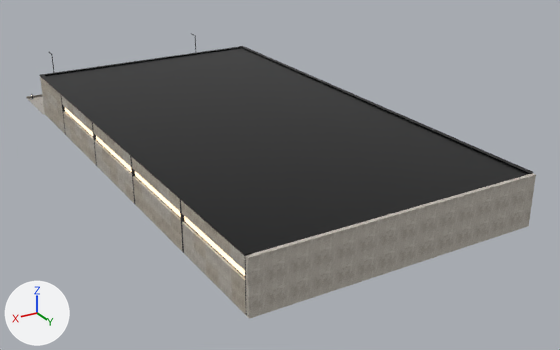
Before and after pictures for a commit that changed the glTF model mtg-motors-codex/models/rooms/room_facade.glb.
One viewpoint serves both versions: a camera (50 mm lens) standing at (43.3, 111.7, 37.2) and looking at (-4.8, 31.6, -2.8). The lights are fixed; the arrows at lower left show +X, +Y and +Z. The older version comes first. Where no turn or scale is listed for an object, it has been applied to the vertices. Vertices at exactly the same position are counted once.

In view in the first picture: 'MTG_FacBack', 'MTG_Reveals', 'MTG_Roof', 'MTG_SideBand1_2', 'MTG_SideBand1_3', 'MTG_SideBandFr1_2_3.45', 'MTG_SideBandFr1_3_3.45', 'MTG_SideCoping-1', 'MTG_SideCoping1', 'MTG_Walls' and 4 more.
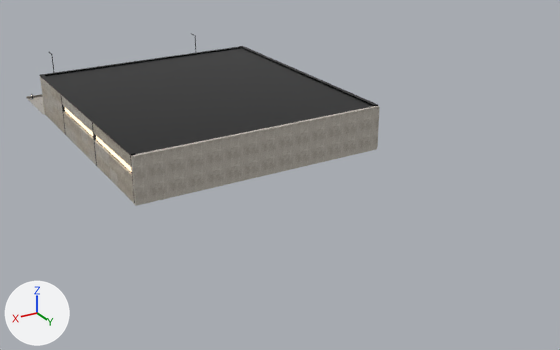
Where the newer file only moved an object's origin or applied its transform, the numbers keep the older frame.

What changed in the scene script:
```text
Change me_cube:
    used by ob_mtg_walls; location = (0.0, 30.7, 2.95)
    remove me_cube.from_pydata(...)  # 4040 vertices, 6060 faces; spans x -16.8..16.8, y -31.1..31.1, z -2.9..2.9
    add me_cube.from_pydata(...)  # 2840 vertices, 4260 faces; spans x -16.8..16.8, y -31.1..5.1, z -2.9..2.9
    me_cube part 1: 60 loose pieces with 1200 vertices, spanning x -16.8..16.8, y 5.5..31.1, z -2.9..2.9, are deleted
    me_cube part 2: 59 faces spanning x 16.4..16.8, y -15.5..5.1, z -2.9..2.9 switch from mat_mtg_facstone_a to mat_mtg_facstone_b
Change me_plane_008:
    used by ob_mtg_reveals; location = (0.0, 26.15, 2.95)
    remove me_plane_008.from_pydata(...)  # 100 vertices, 146 faces; spans x -17.1..17.1, y -36.0..36.0, z -2.9..2.9
    add me_plane_008.from_pydata(...)  # 68 vertices, 98 faces; spans x -17.1..17.1, y -36.0..10.0, z -3.0..3.0
    me_plane_008 part 3: the loose piece of 8 vertices spanning x 16.3..16.8, y 35.7..36.0, z -2.9..2.9 is deleted
    me_plane_008 part 4: the loose piece of 8 vertices spanning x 16.3..16.8, y 22.7..23.0, z -2.9..2.9 is deleted
    other edits to the shape of me_plane_008 do not show in these pictures
Change me_cube_336:
    used by ob_mtg_roof; location = (0.0, 31.0, 5.85)
    remove me_cube_336.from_pydata(...)  # 8 vertices, 12 faces; spans x -16.8..16.8, y -31.0..31.0, z -0.1..0.1
    add me_cube_336.from_pydata(...)  # 8 vertices, 12 faces; spans x -16.8..16.8, y -31.0..5.0, z 0.0
    me_cube_336 part 5: the whole mesh is scaled about its middle by (1, 0.581, 0.997), then moved by (0.0, -13.0, 0.0)
Remove ob_mtg_sideband1_2:
    ob_mtg_sideband1_2 = bpy.data.objects.new('MTG_SideBand1_2', me_cube_295)
    ob_mtg_sideband1_2.location = (16.55, 42.5, 3.92)
Remove ob_mtg_sidebandfr1_2_3_45:
    ob_mtg_sidebandfr1_2_3_45 = bpy.data.objects.new('MTG_SideBandFr1_2_3.45', me_cube_296)
    ob_mtg_sidebandfr1_2_3_45.location = (16.58, 42.5, 3.45)
Remove ob_mtg_sideband1_3:
    ob_mtg_sideband1_3 = bpy.data.objects.new('MTG_SideBand1_3', me_cube_315)
    ob_mtg_sideband1_3.location = (16.55, 55.5, 3.92)
Remove ob_mtg_sidebandfr1_3_3_45:
    ob_mtg_sidebandfr1_3_3_45 = bpy.data.objects.new('MTG_SideBandFr1_3_3.45', me_cube_316)
    ob_mtg_sidebandfr1_3_3_45.location = (16.58, 55.5, 3.45)
Change ob_mtg_facback:
    ob_mtg_facback.location: (0.0, 62.22, 2.95) -> (0.0, 36.22, 2.95)
```

What differs and where, as boxes (x1, y1, x2, y2) in the pictures (560 x 350 px):
'MTG_Roof', rescaled (32% narrower, 48% shorter): before (41, 48, 528, 256); after (41, 48, 373, 156)
'MTG_FacBack', moved: before (245, 174, 536, 319); after (131, 106, 380, 206)
'MTG_Walls', reshaped: before (40, 77, 246, 315); after (40, 77, 134, 203)
'MTG_SideBand1_3', deleted (mostly hidden): before (184, 216, 245, 276)
'MTG_Reveals', reshaped: before (61, 97, 247, 316); after (61, 97, 135, 204)
'MTG_SideBand1_2', deleted: before (135, 171, 181, 217)
'MTG_SideBandFr1_3_3.45', deleted: before (184, 221, 245, 278)
'MTG_SideBandFr1_2_3.45', deleted: before (135, 176, 180, 218)
part 1 of me_cube, deleted: before (131, 157, 246, 315)
part 2 of me_cube, recoloured: (124, 168, 133, 189) in both
part 3 of me_plane_008, deleted: before (245, 260, 247, 316)
part 4 of me_plane_008, deleted: before (180, 200, 185, 253)
'MTG_SideCoping1', unchanged, covered by the edit: before (39, 74, 251, 256); after (39, 75, 135, 155)
